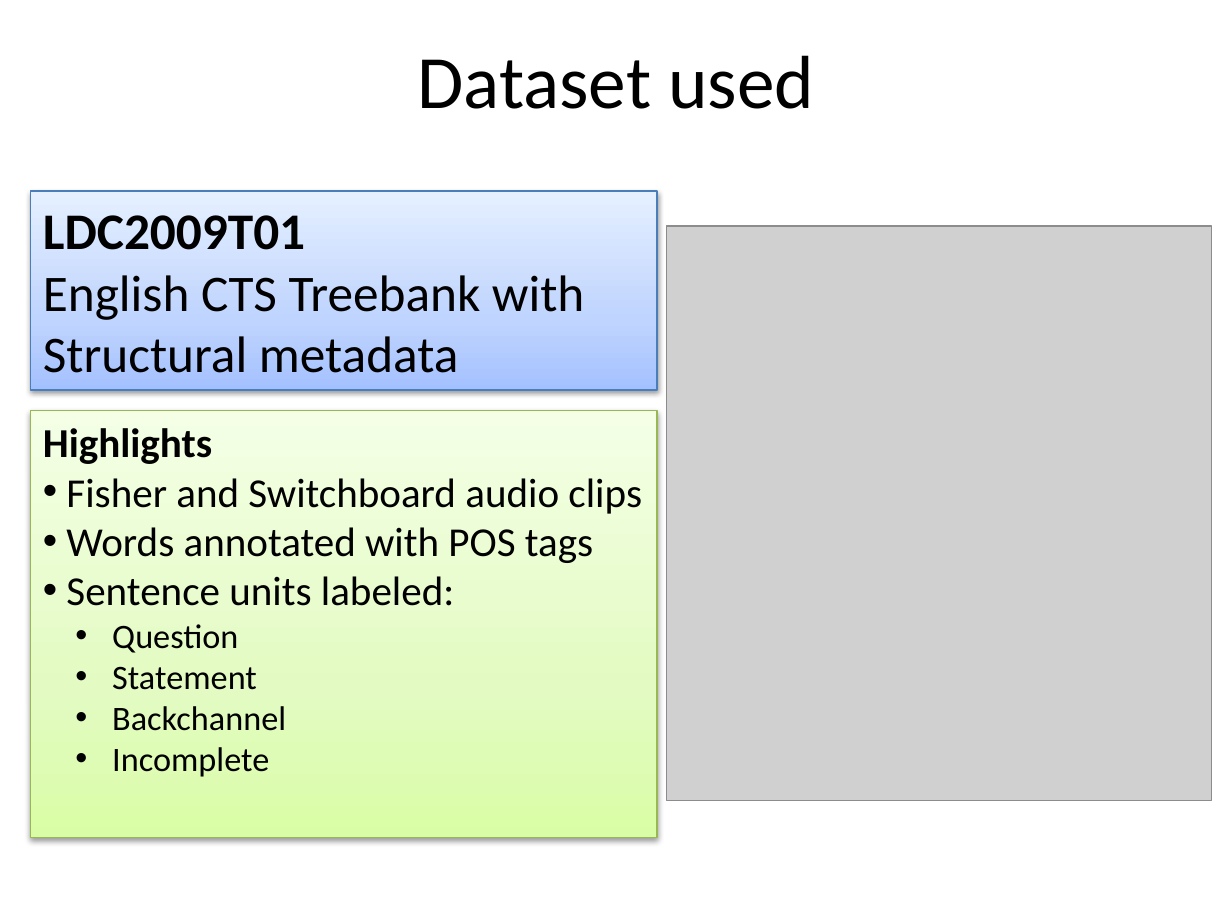
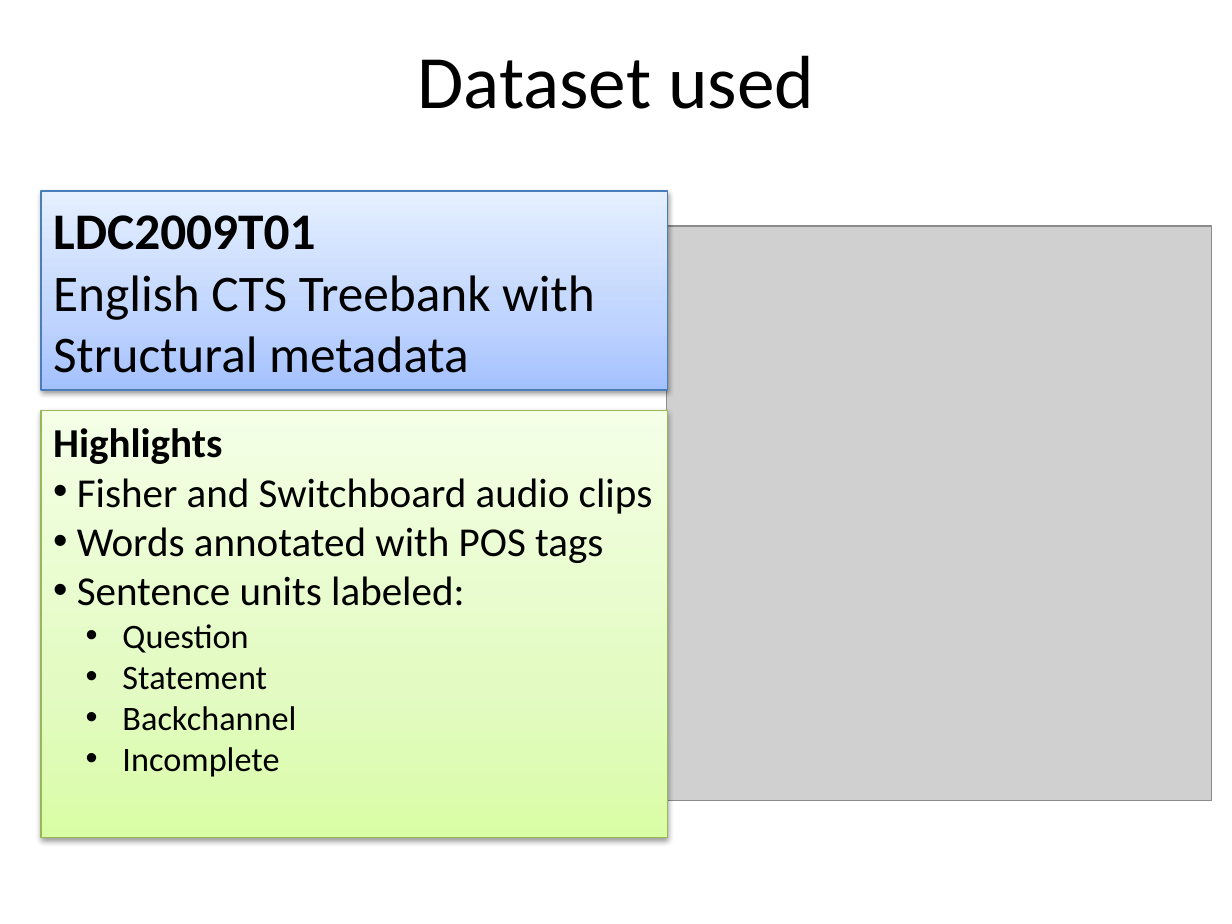
Before and after one commit to elingg/um-err-hmm, a slide deck: slide 2 of Poster.pptx. Drawn at 1232x924 pixels with LibreOffice and Linux fonts; fonts in the diff are those of the drawing; grey boxes stand for pictures. Boxes give left, top, right and bottom in pixels: in the first picture for what was removed or moved away, otherwise in the second. Text is boxed around its words. In the diff, an @@ line names an element or a change of style, - is before the commit and + after.

```diff
--- a/Poster.pptx
+++ b/Poster.pptx
@@ rectangle "LDC2009T01": place and size @@
-rectangle "LDC2009T01" at <box>31,191,657,391</box>
+rectangle "LDC2009T01" at <box>41,191,667,391</box>
@@ rectangle "Highlights": place and size @@
-rectangle "Highlights" at <box>31,410,657,838</box>
+rectangle "Highlights" at <box>41,410,667,838</box>
```
Also in this commit, not shown: 4 other slides changed, 4 slides added, 5 slides removed.
